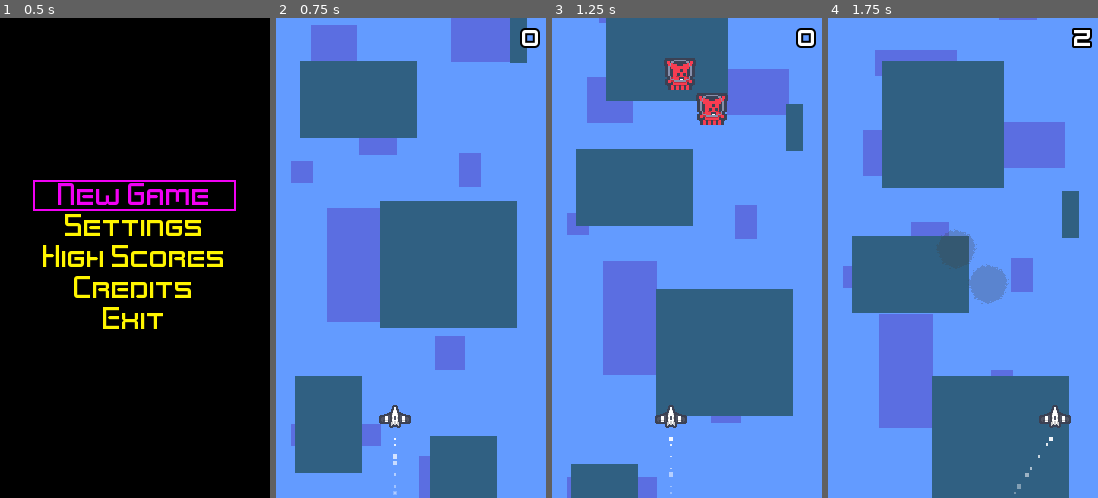
Above: before the commit, frames 1-4 (left to right).
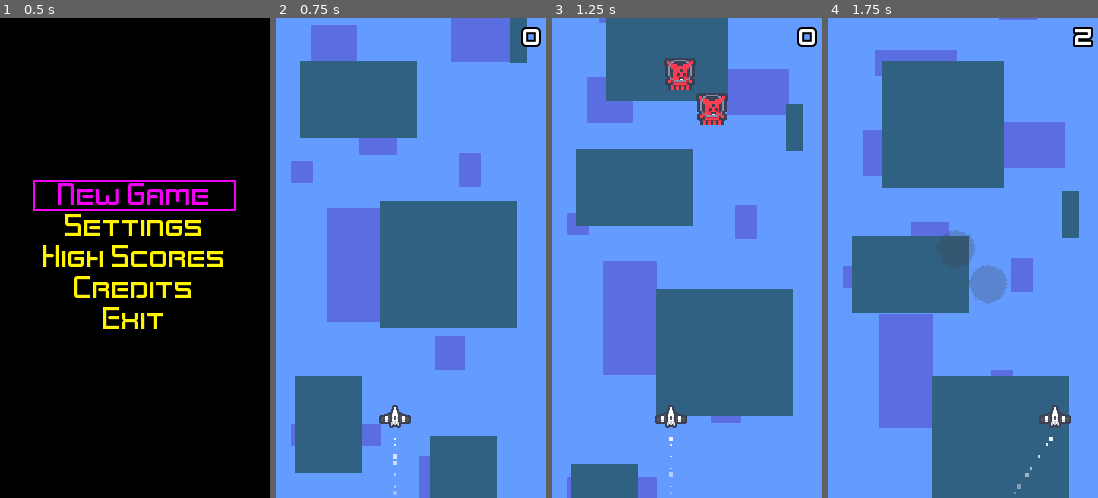
Above: after the commit, the same moments.

Repository: elektito/reverse-streak
Game: Godot game, scene res://MainMenu.tscn
Same seed, same stepped clock (60 frames per second), same inputs: the game is played once before the commit and once after it.
Inputs (mouse positions are in pixels of both pictures, inside the frame that each line leads up to):
- Up to frame 1 (0.5 s): no input
- Up to frame 2 (0.75 s): click "New Game" at 0.5 s
- Up to frame 3 (1.25 s): no input
- Up to frame 4 (1.75 s): move the mouse to (1022, 234) at 1.27 s; hold Right (right) from 1.28 s (still down); tap Space (shoot) at 1.35 s; click (1022, 234) at 1.42 s

Frame 1 is identical in both runs. In frame 2, 0.2% of the frame differs, in the area x 90-99%, y 1-7%; in frame 3, 0.2%; in frame 4, 0.2%.

Commit message:
Make sure score label always fits screen
We now make the font size smaller if it gets too big to fit the
screen.

Diff:
--- a/Game.gd
+++ b/Game.gd
@@ -15,9 +15,9 @@
 
 onready var camera = $camera
 onready var ship = $camera/ship
-onready var score_label = $hud/score_label
+onready var score_label = $hud/margin/vbox/score_label
 onready var shoot_sound = $shoot_sound
-onready var reverse_badge = $hud/reverse_badge
+onready var reverse_badge = $hud/margin/vbox/reverse_badge
 
 onready var ship_size: Vector2 = ship.sprite.texture.get_size()
 
@@ -128,6 +128,14 @@
 	score_label.text = str(score) + ('' if multiplier == 1 else ' (x' + str(multiplier) + ')')
 	reverse_badge.visible = reversed
 
+	# scale the label if needed so that it always fits the screen
+	var max_label_width = ProjectSettings.get("display/window/size/width") - 8
+	var w = score_label.get_font("font").get_string_size(score_label.text).x
+	if w > max_label_width and score_label.get_font("font").size > 8:
+		var new_font = score_label.get_font("font").duplicate()
+		score_label.add_font_override("font", new_font)
+		score_label.get_font("font").size -= 1
+
 
 func _on_score_label_gui_input(event):
 	if event is InputEventScreenTouch and event.pressed:
--- a/Game.tscn
+++ b/Game.tscn
@@ -77,11 +77,29 @@
 
 [node name="hud" type="CanvasLayer" parent="."]
 
-[node name="score_label" type="Label" parent="hud"]
-margin_left = 30.0
-margin_top = 5.0
-margin_right = 265.0
-margin_bottom = 32.0
+[node name="margin" type="MarginContainer" parent="hud"]
+anchor_right = 1.0
+anchor_bottom = 1.0
+custom_constants/margin_right = 4
+custom_constants/margin_top = 4
+custom_constants/margin_left = 4
+__meta__ = {
+"_edit_use_anchors_": false
+}
+
+[node name="vbox" type="VBoxContainer" parent="hud/margin"]
+margin_left = 4.0
+margin_top = 4.0
+margin_right = 266.0
+margin_bottom = 480.0
+custom_constants/separation = 4
+__meta__ = {
+"_edit_use_anchors_": false
+}
+
+[node name="score_label" type="Label" parent="hud/margin/vbox"]
+margin_right = 262.0
+margin_bottom = 27.0
 mouse_filter = 0
 custom_fonts/font = SubResource( 1 )
 text = "0"
@@ -90,12 +108,10 @@
 "_edit_use_anchors_": false
 }
 
-[node name="reverse_badge" type="Label" parent="hud"]
-visible = false
-margin_left = 192.0
-margin_top = 36.0
-margin_right = 266.0
-margin_bottom = 50.0
+[node name="reverse_badge" type="Label" parent="hud/margin/vbox"]
+margin_top = 31.0
+margin_right = 262.0
+margin_bottom = 51.0
 custom_colors/font_color = Color( 0.992157, 1, 0, 1 )
 custom_fonts/font = SubResource( 2 )
 text = "REV"
@@ -114,5 +130,5 @@
 [connection signal="death_started" from="camera/ship" to="." method="_on_ship_death_started"]
 [connection signal="died" from="camera/ship" to="." method="_on_ship_died"]
 [connection signal="timeout" from="enemy_spawn_timer" to="." method="_on_enemy_spawn_timer_timeout"]
-[connection signal="gui_input" from="hud/score_label" to="." method="_on_score_label_gui_input"]
+[connection signal="gui_input" from="hud/margin/vbox/score_label" to="." method="_on_score_label_gui_input"]
 [connection signal="resume" from="menu/screen" to="." method="_on_menu_resume"]
